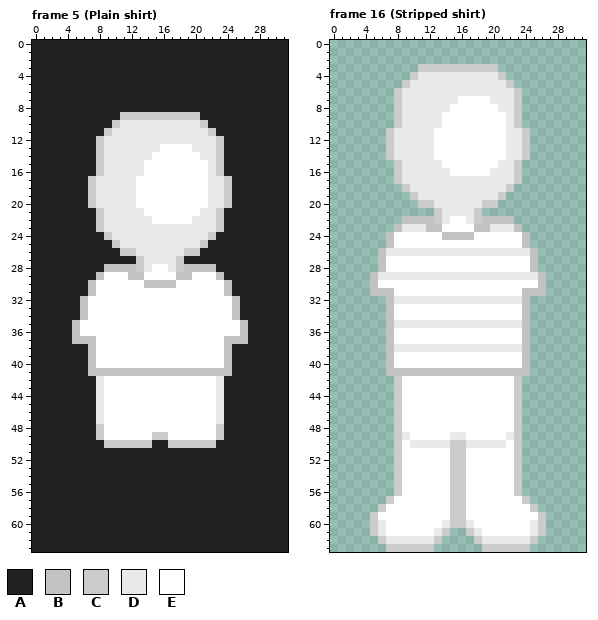
A pixel-art file gets an edit: Assets/Resources/Clothes/Torso Back.aseprite. Above: the version before the commit.
32x64 pixels, 20 frames. Shown: frame 5 (Plain shirt), frame 16 (Stripped shirt). The commit also changed other frames, which this record leaves out.
Palette (. is transparent): A #212121  B #c2c2c2  C #cbcbcb  D #e9e9e9  E #ffffff
After:
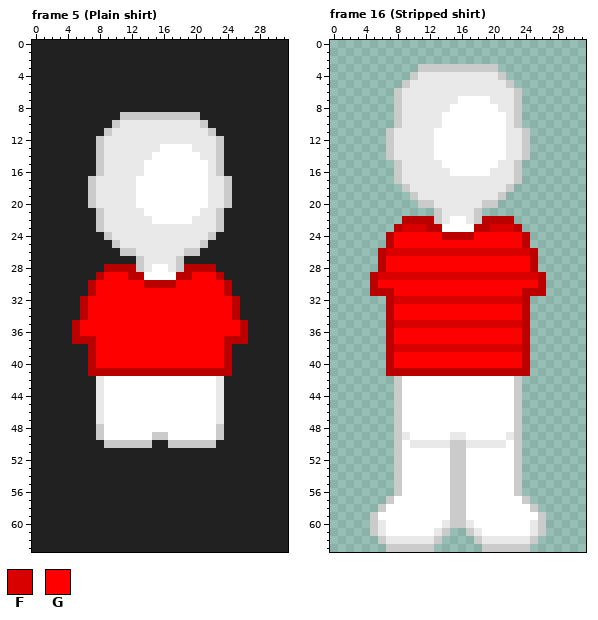
Colours new in this view: F #d90000  G #ff0000
Diff:
{"colour":"B","old":"#c2c2c2","new":"#bb0000"}
{"where": "frame 5 (Plain shirt), layer \"Layer 2\""}
{"frame":5,"y":29,"x":9,"old":"EEE","new":"GGG"}
{"frame":5,"y":29,"x":20,"old":"EEE","new":"GGG"}
{"frame":5,"y":30,"x":8,"old":"EEEEEE","new":"GGGGGG"}
{"frame":5,"y":30,"x":18,"old":"EEEEEE","new":"GGGGGG"}
{"frame":5,"y":31,"x":8,"old":"EEEEEEEEEEEEEEEE","new":"GGGGGGGGGGGGGGGG"}
{"frame":5,"y":32,"x":7,"old":"EEEEEEEEEEEEEEEEEE","new":"GGGGGGGGGGGGGGGGGG"}
{"frame":5,"y":33,"x":7,"old":"EEEEEEEEEEEEEEEEEE","new":"GGGGGGGGGGGGGGGGGG"}
{"frame":5,"y":34,"x":7,"old":"EEEEEEEEEEEEEEEEEE","new":"GGGGGGGGGGGGGGGGGG"}
{"frame":5,"y":35,"x":6,"old":"EEEEEEEEEEEEEEEEEEEE","new":"GGGGGGGGGGGGGGGGGGGG"}
{"frame":5,"y":36,"x":6,"old":"EEEEEEEEEEEEEEEEEEEE","new":"GGGGGGGGGGGGGGGGGGGG"}
{"frame":5,"y":37,"x":8,"old":"EEEEEEEEEEEEEEEE","new":"GGGGGGGGGGGGGGGG"}
{"frame":5,"y":38,"x":8,"old":"EEEEEEEEEEEEEEEE","new":"GGGGGGGGGGGGGGGG"}
{"frame":5,"y":39,"x":8,"old":"EEEEEEEEEEEEEEEE","new":"GGGGGGGGGGGGGGGG"}
{"frame":5,"y":40,"x":8,"old":"EEEEEEEEEEEEEEEE","new":"GGGGGGGGGGGGGGGG"}
{"where": "frame 16 (Stripped shirt), layer \"Layer 2\""}
{"frame":16,"y":23,"x":9,"old":"DDD","new":"FFF"}
{"frame":16,"y":23,"x":20,"old":"DDD","new":"FFF"}
{"frame":16,"y":24,"x":8,"old":"EEEEEE","new":"GGGGGG"}
{"frame":16,"y":24,"x":18,"old":"EEEEEE","new":"GGGGGG"}
{"frame":16,"y":25,"x":8,"old":"EEEEEEEEEEEEEEEE","new":"GGGGGGGGGGGGGGGG"}
{"frame":16,"y":26,"x":7,"old":"DDDDDDDDDDDDDDDDDD","new":"FFFFFFFFFFFFFFFFFF"}
{"frame":16,"y":27,"x":7,"old":"EEEEEEEEEEEEEEEEEE","new":"GGGGGGGGGGGGGGGGGG"}
{"frame":16,"y":28,"x":7,"old":"EEEEEEEEEEEEEEEEEE","new":"GGGGGGGGGGGGGGGGGG"}
{"frame":16,"y":29,"x":6,"old":"DDDDDDDDDDDDDDDDDDDD","new":"FFFFFFFFFFFFFFFFFFFF"}
{"frame":16,"y":30,"x":6,"old":"EEEEEEEEEEEEEEEEEEEE","new":"GGGGGGGGGGGGGGGGGGGG"}
{"frame":16,"y":31,"x":8,"old":"EEEEEEEEEEEEEEEE","new":"GGGGGGGGGGGGGGGG"}
{"frame":16,"y":32,"x":8,"old":"DDDDDDDDDDDDDDDD","new":"FFFFFFFFFFFFFFFF"}
{"frame":16,"y":33,"x":8,"old":"EEEEEEEEEEEEEEEE","new":"GGGGGGGGGGGGGGGG"}
{"frame":16,"y":34,"x":8,"old":"EEEEEEEEEEEEEEEE","new":"GGGGGGGGGGGGGGGG"}
{"frame":16,"y":35,"x":8,"old":"DDDDDDDDDDDDDDDD","new":"FFFFFFFFFFFFFFFF"}
{"frame":16,"y":36,"x":8,"old":"EEEEEEEEEEEEEEEE","new":"GGGGGGGGGGGGGGGG"}
{"frame":16,"y":37,"x":8,"old":"EEEEEEEEEEEEEEEE","new":"GGGGGGGGGGGGGGGG"}
{"frame":16,"y":38,"x":8,"old":"DDDDDDDDDDDDDDDD","new":"FFFFFFFFFFFFFFFF"}
{"frame":16,"y":39,"x":8,"old":"EEEEEEEEEEEEEEEE","new":"GGGGGGGGGGGGGGGG"}
{"frame":16,"y":40,"x":8,"old":"EEEEEEEEEEEEEEEE","new":"GGGGGGGGGGGGGGGG"}
{"label":"changed","picture_box":[72,264,248,376]}
{"label":"changed","picture_box":[370,216,546,376]}
